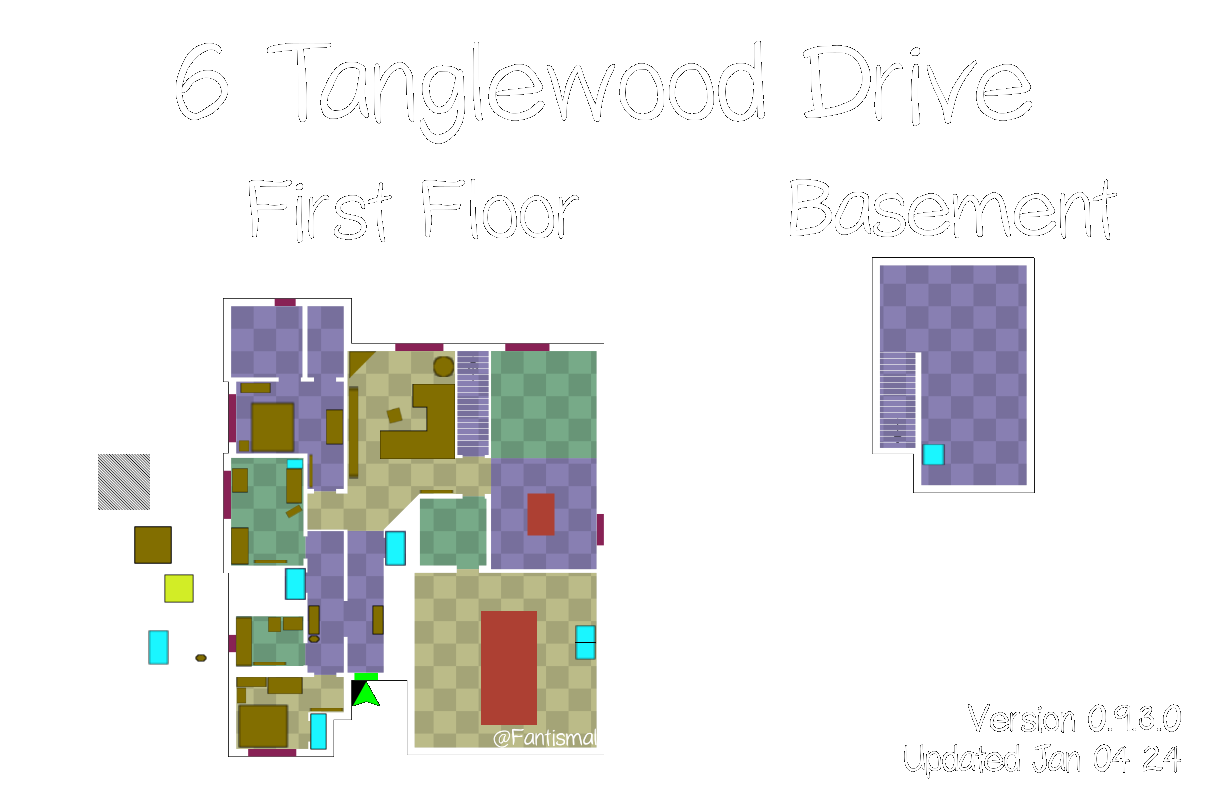
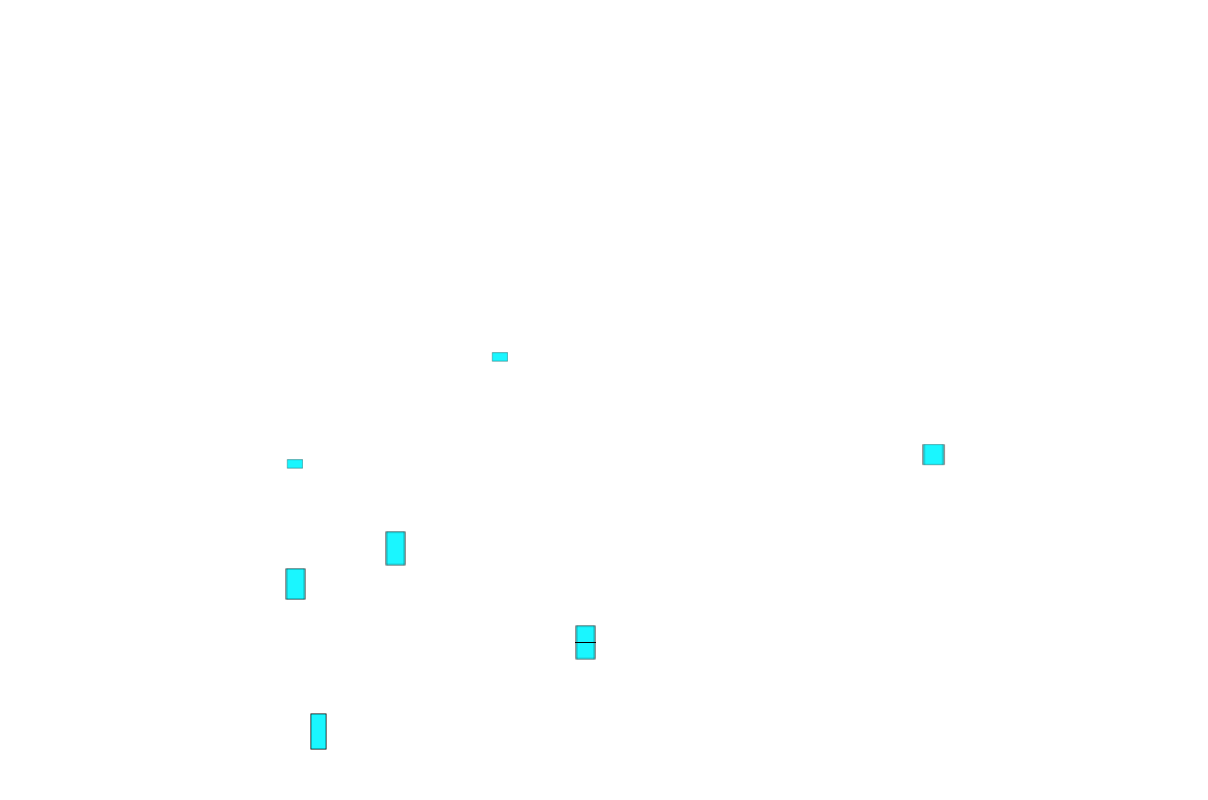
Two versions of the same layered image (1208x800). Layer-by-layer changes:
added layer "Kitchen" in group "Safe Spots" over [491, 352, 508, 362]
hid group "Loop Spots" (2 layers) over [481, 493, 555, 725]
hid group "Front Bedroom" (5 layers) over [236, 677, 344, 748]
hid group "Nursery" (5 layers) over [231, 468, 303, 565]
hid group "Front Bathroom" (4 layers) over [235, 616, 303, 667]
hid group "Foyer" (3 layers) over [308, 605, 384, 643]
hid group "Living Room" (6 layers) over [349, 351, 455, 493]
hid group "Master Bedroom" (5 layers) over [239, 383, 344, 489]
hid group "Template" (6 layers) over [98, 454, 207, 665]
hid group "Base Layers" (4 layers) over [176, 41, 1181, 779]
hid "Rooms.png" over [176, 41, 1181, 779]
